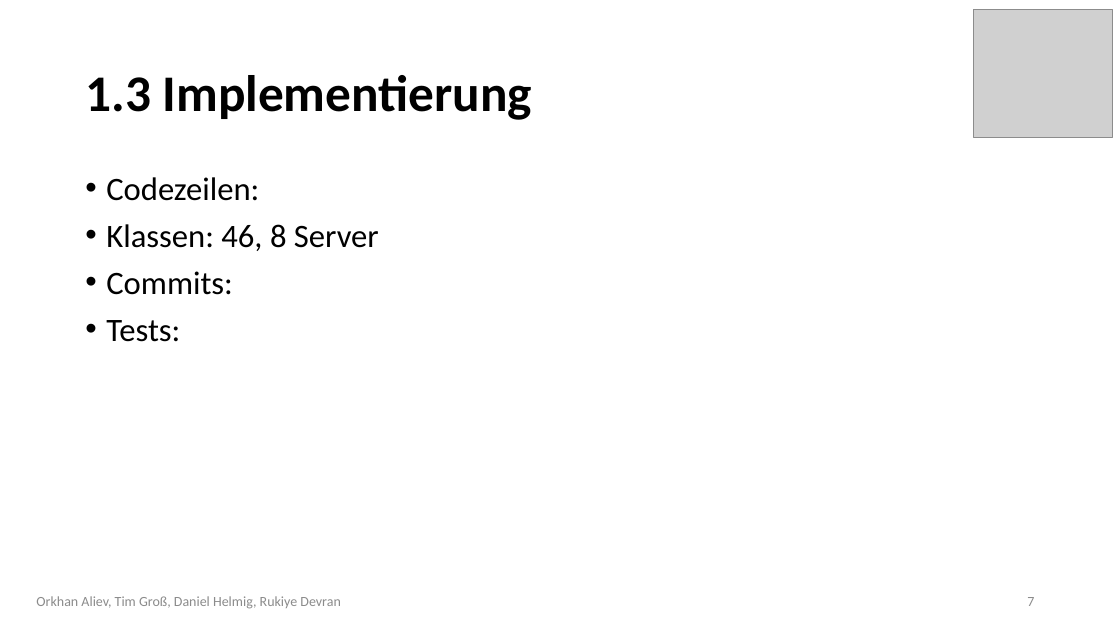
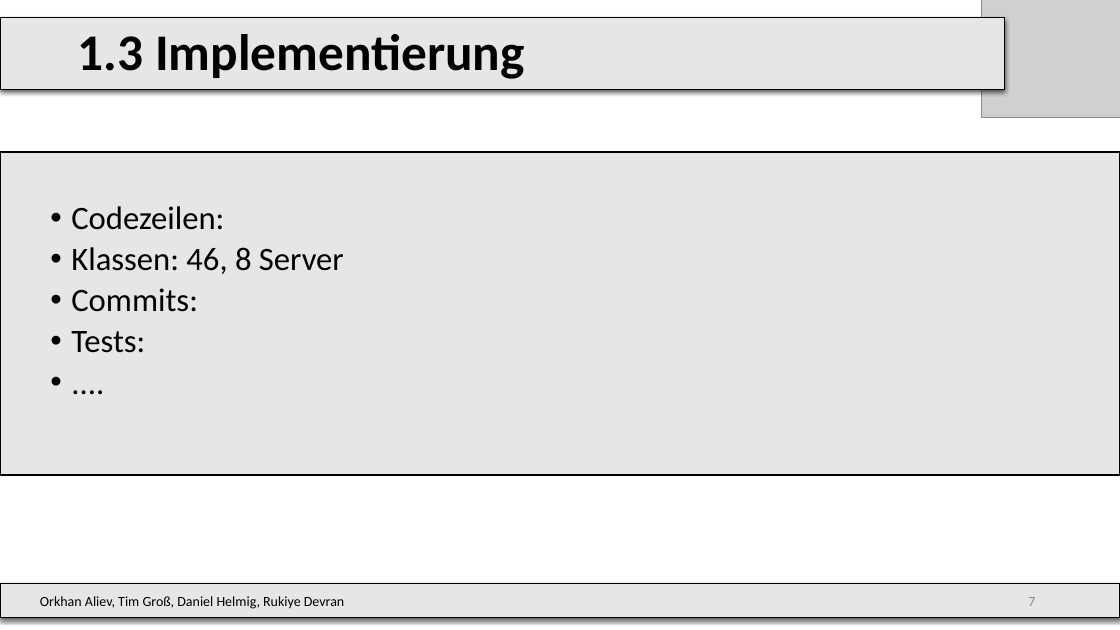
Before and after one commit to DrMopiti/pse, a slide deck: slide 7 of Abschlusspräsentation/Abschlusspräsentation.pptx. Drawn at 1120x630 pixels with LibreOffice and Linux fonts; fonts in the diff are those of the drawing; grey boxes stand for pictures; background and template pictures are left out. Boxes give left, top, right and bottom in pixels: in the first picture for what was removed or moved away, otherwise in the second. Text is boxed around its words. In the diff, an @@ line names an element or a change of style, - is before the commit and + after.

```diff
--- a/Abschlusspräsentation/Abschlusspräsentation.pptx
+++ b/Abschlusspräsentation/Abschlusspräsentation.pptx
@@ rectangle "1.3 Implementierung": place and size @@
-rectangle "1.3 Implementierung" at (85,75,532,120)
+rectangle "1.3 Implementierung" at (0,18,1004,89)
@@ rectangle "1.3 Implementierung" at (0,18,1004,89): fill none to #E7E6E6; outline none to #000000 0.75 pt; shadow on @@
@@ picture: place and size @@
-picture at (974,10,1112,137)
+picture at (982,0,1120,117)
@@ text at (0,152,1120,475): paragraph added @@
+  • ....
@@ text "Codezeilen:": place and size @@
-text "Codezeilen:" at (106,177,379,342)
+text "Codezeilen:" at (0,152,1120,475)
@@ text "Codezeilen:" at (0,152,1120,475): fill none to #E7E6E6; outline none to #000000 2.25 pt @@
@@ text at (71,206,344,353): list level 1 to 2 in "Codezeilen:"; list level 1 to 2 in "Klassen: 46, 8 Server"; list level 1 to 2 in "Commits:"; list level 1 to 2 in "Tests:" @@
@@ rectangle "Orkhan Aliev, Tim Groß, Daniel ...": place and size @@
-rectangle "Orkhan Aliev, Tim Groß, Daniel ..." at (36,596,340,609)
+rectangle "Orkhan Aliev, Tim Groß, Daniel ..." at (0,584,1120,618)
@@ rectangle "Orkhan Aliev, Tim Groß, Daniel ..." at (0,584,1120,618): text colour #8C8C8C to #000000; alignment centre to left; fill none to #E7E6E6; outline none to #000000 0.75 pt; shadow on @@
@@ text added at (792,584,1044,618), 12 pt, text #8C8C8C @@
+7
```
Also in this commit, not shown: 14 other slides changed.
